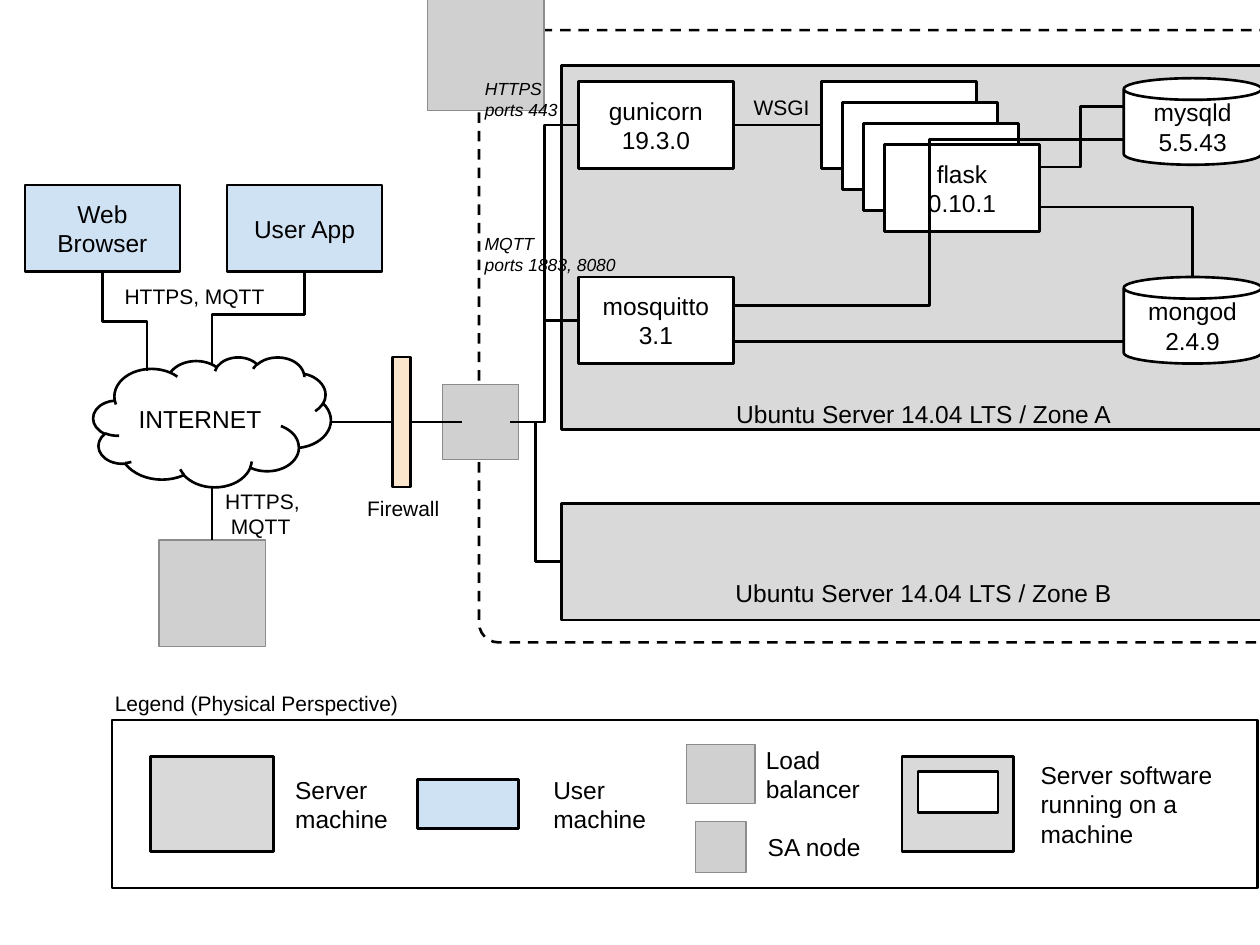
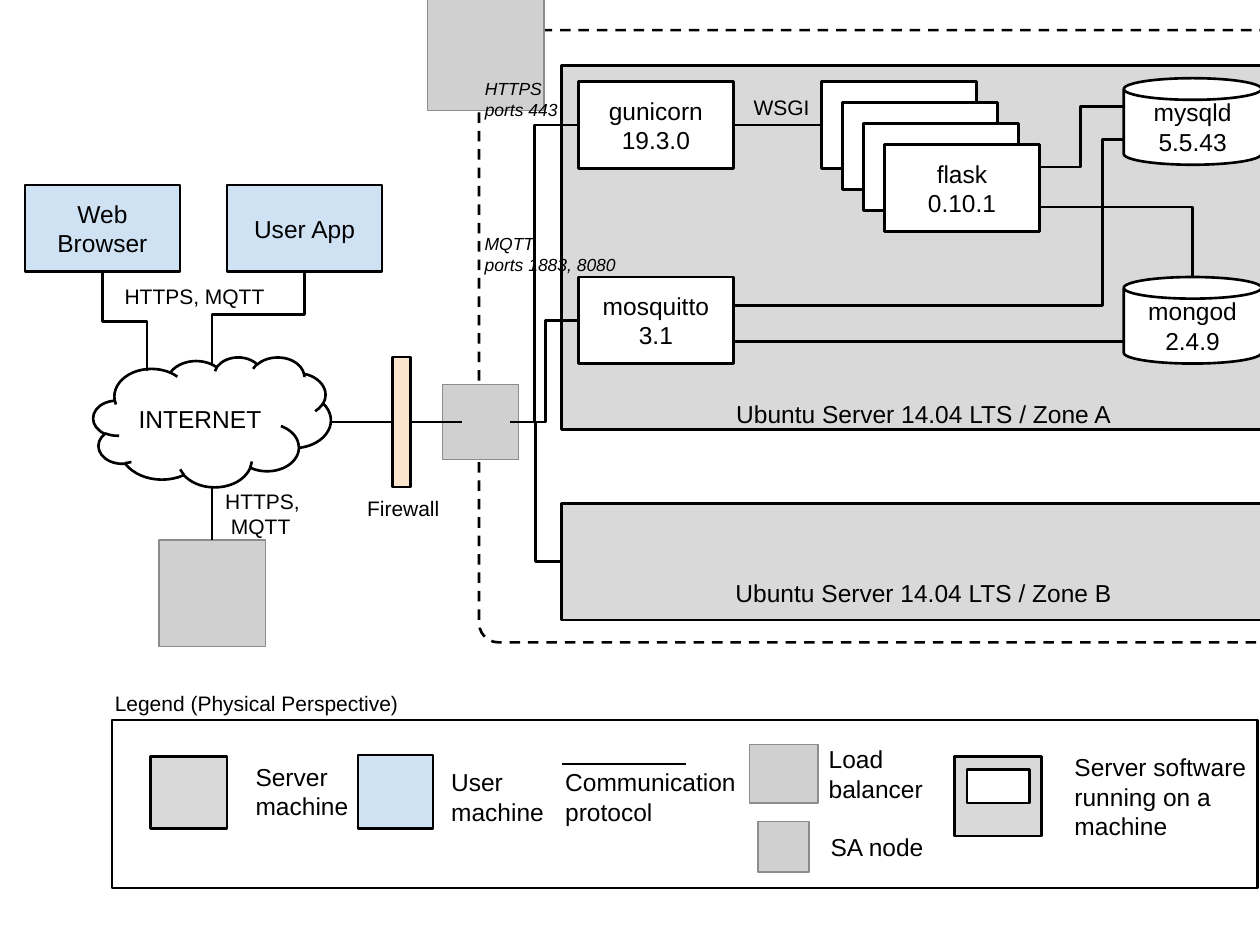
Before and after one commit to junggil/2015_CMU_StudioProject, a slide deck: slide 8 of DOCS/2015-06-18- Version 0.9/Studio project diagrams for document.pptx. Drawn at 1260x945 pixels with LibreOffice and Linux fonts; fonts in the diff are those of the drawing; grey boxes stand for pictures. Boxes give left, top, right and bottom in pixels: in the first picture for what was removed or moved away, otherwise in the second. Text is boxed around its words. In the diff, an @@ line names an element or a change of style, - is before the commit and + after.

```diff
--- a/DOCS/2015-06-18- Version 0.9/Studio project diagrams for document.pptx
+++ b/DOCS/2015-06-18- Version 0.9/Studio project diagrams for document.pptx
@@ elbow line (578, 125) - (510, 422): route changed @@
@@ elbow line (735, 306) - (1124, 139): route changed @@
@@ elbow line (578, 320) - (510, 422): route changed @@
@@ rectangle resized from (x1=150, y1=756, x2=273, y2=850) to (x1=150, y1=756, x2=227, y2=828) @@
@@ text "Server machine" moved from (x1=295, y1=782, x2=388, y2=829) to (x1=256, y1=769, x2=349, y2=816) @@
@@ rectangle resized from (x1=418, y1=780, x2=519, y2=829) to (x1=358, y1=755, x2=433, y2=828) @@
@@ text "User machine" moved from (x1=553, y1=782, x2=646, y2=829) to (x1=451, y1=774, x2=544, y2=822) @@
@@ line added from (562, 764) to (687, 764), #000000 1.25 pt @@
@@ text added at (x1=565, y1=773, x2=735, y2=826), 14 pt, text #000000 @@
+Communication
+protocol
@@ rectangle resized from (x1=902, y1=756, x2=1014, y2=850) to (x1=955, y1=756, x2=1042, y2=835) @@
@@ rectangle resized from (x1=919, y1=772, x2=998, y2=813) to (x1=966, y1=770, x2=1028, y2=804) @@
@@ text "Server software running on a ..." moved from (x1=1041, y1=766, x2=1213, y2=844) to (x1=1074, y1=758, x2=1246, y2=836) @@
@@ 2 pictures, 2 texts moved together from (x1=687, y1=745, x2=861, y2=872) to (x1=750, y1=745, x2=924, y2=872) @@
```
Also in this commit, not shown: 8 other slides changed, 4 other files.
